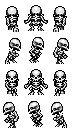
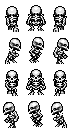
The second 72 × 128 image is a revision of the first. Changes to its layers:
painted on "arms-front" over [24, 20, 48, 90]
